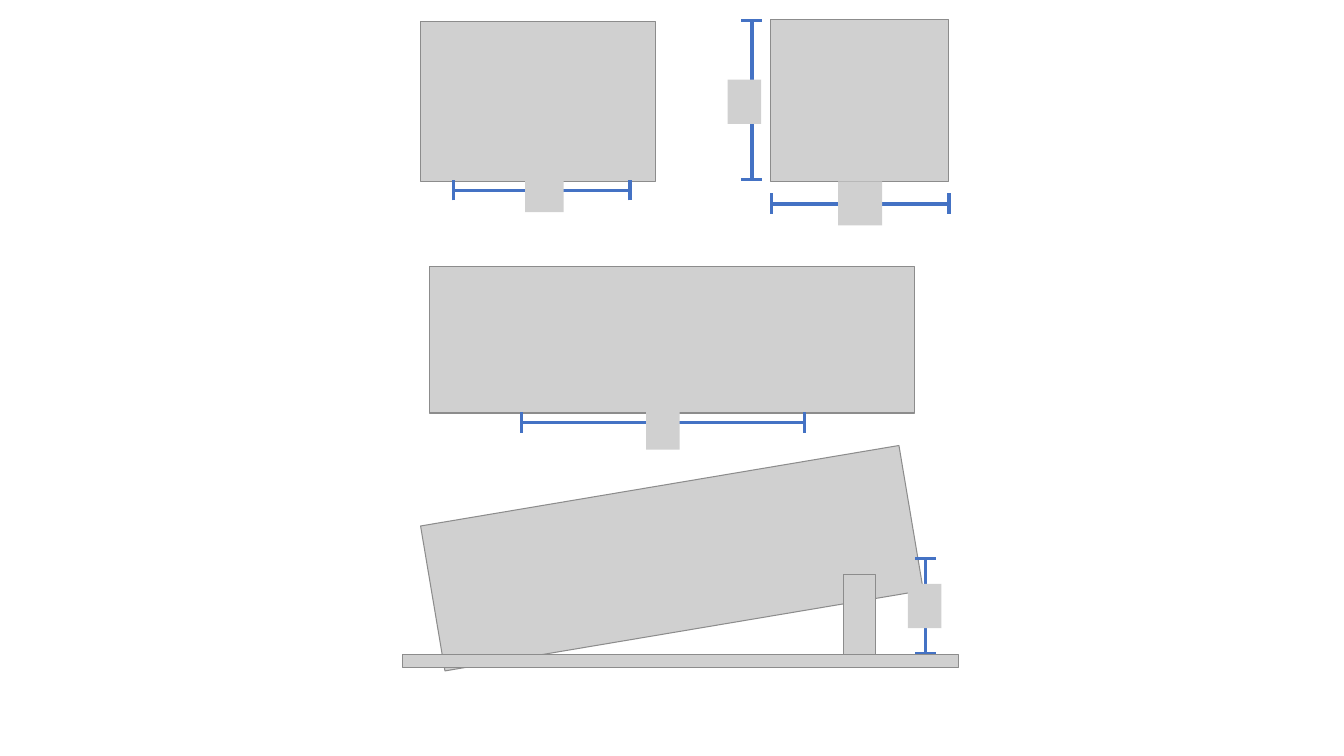
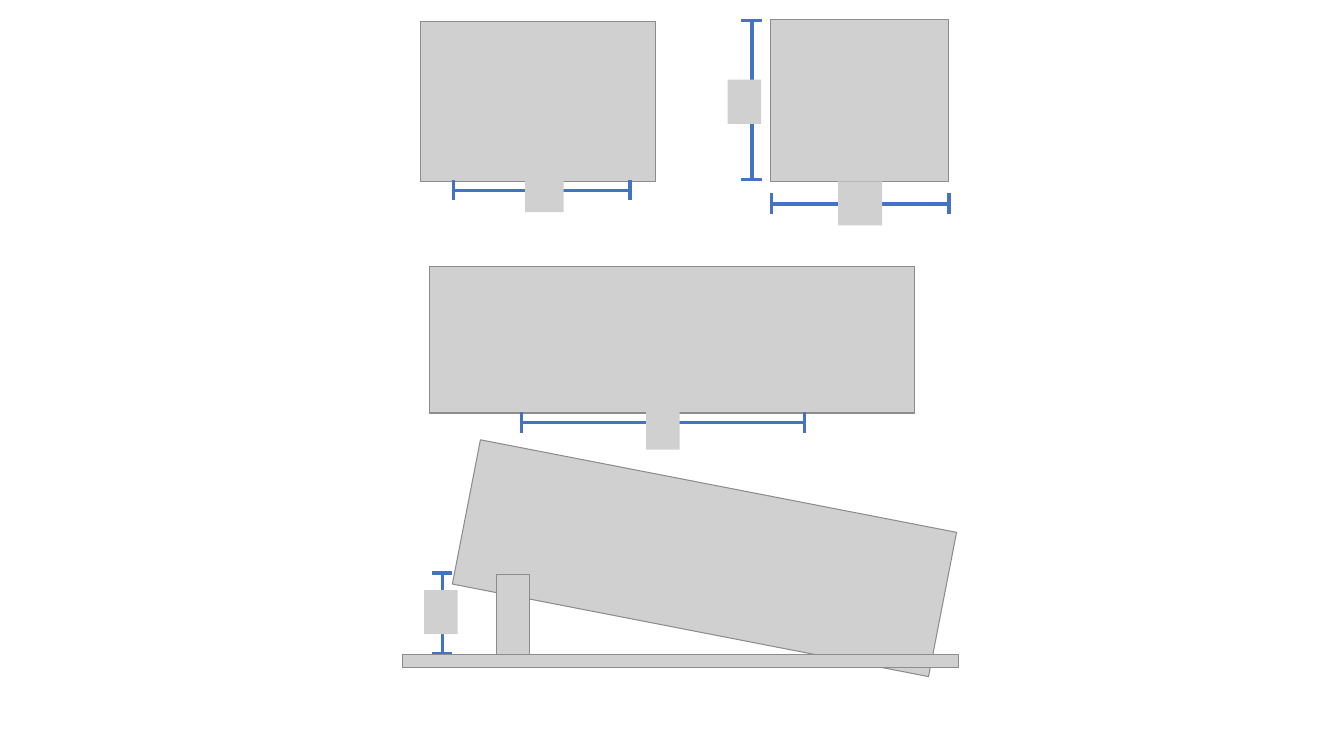
Before and after one commit to luisgl90/PVE-Python, a slide deck: slide 2 of Imágenes.pptx. Drawn at 1344x756 pixels with LibreOffice and Linux fonts; fonts in the diff are those of the drawing; grey boxes stand for pictures. Boxes give left, top, right and bottom in pixels: in the first picture for what was removed or moved away, otherwise in the second. Text is boxed around its words. In the diff, an @@ line names an element or a change of style, - is before the commit and + after.

```diff
--- a/Imágenes.pptx
+++ b/Imágenes.pptx
@@ picture at <box>452,440,956,677</box>: rotation 350 to 11 degrees @@
@@ picture added at <box>424,590,458,634</box> @@
@@ line moved from (915, 559) - (936, 559) to (432, 574) - (453, 574) @@
@@ line moved from (926, 559) - (926, 655) to (443, 575) - (443, 655) @@
@@ picture: place and size @@
-picture at <box>844,575,876,656</box>
+picture at <box>497,575,529,656</box>
@@ picture removed at <box>908,584,942,628</box> @@
@@ line moved from (915, 654) - (936, 654) to (432, 654) - (453, 654) @@
```
Also in this commit, not shown: 9 other files.
